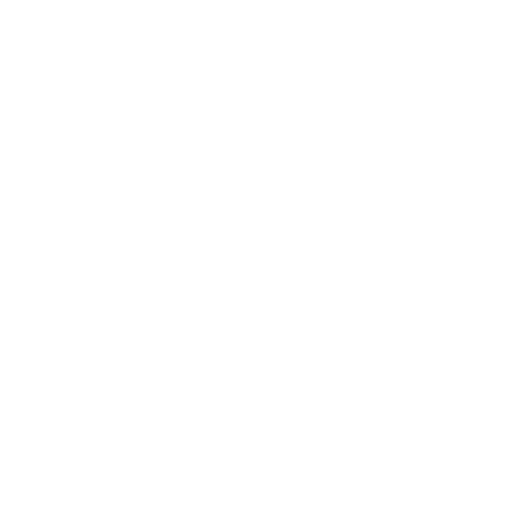
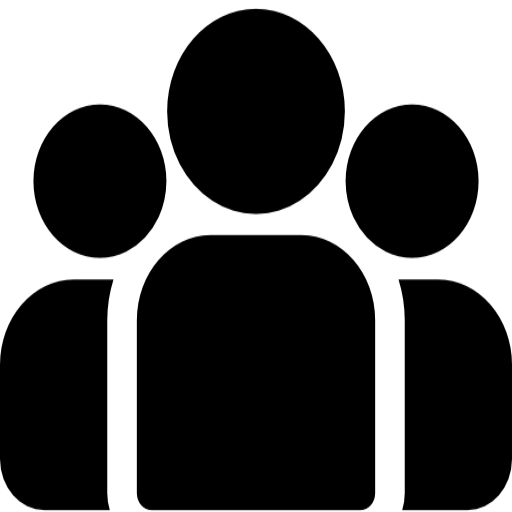
Layer changes from the first 512×512 image to the second:
added layer "group" above "report" over [0, 7, 512, 512]
